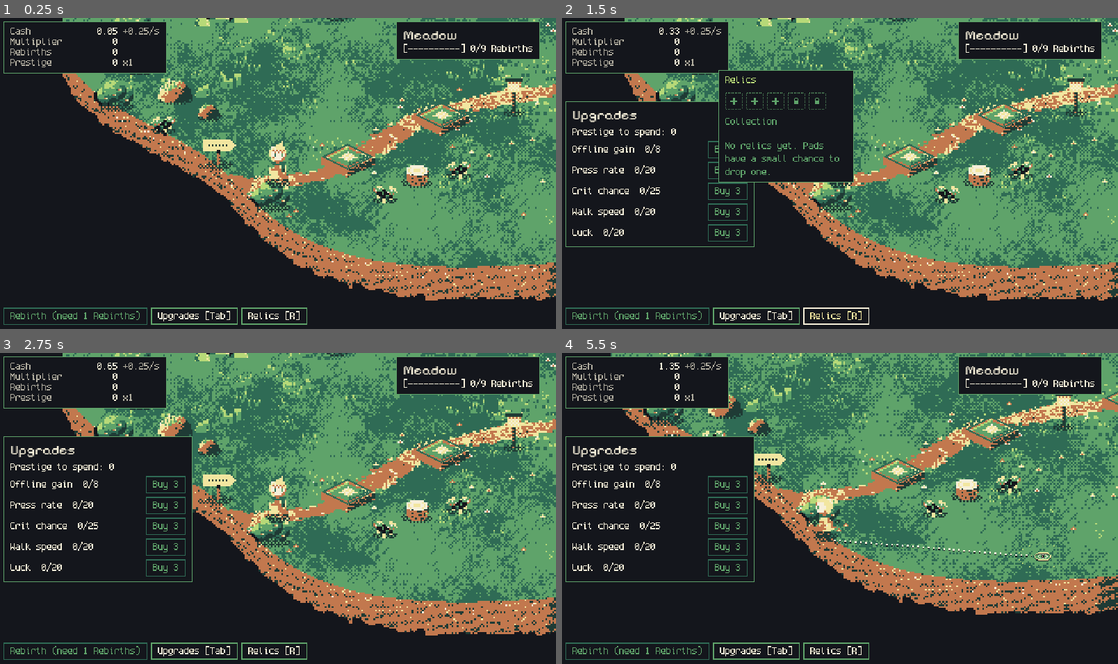
Above: before the commit, frames 1-4 (two rows, left to right).
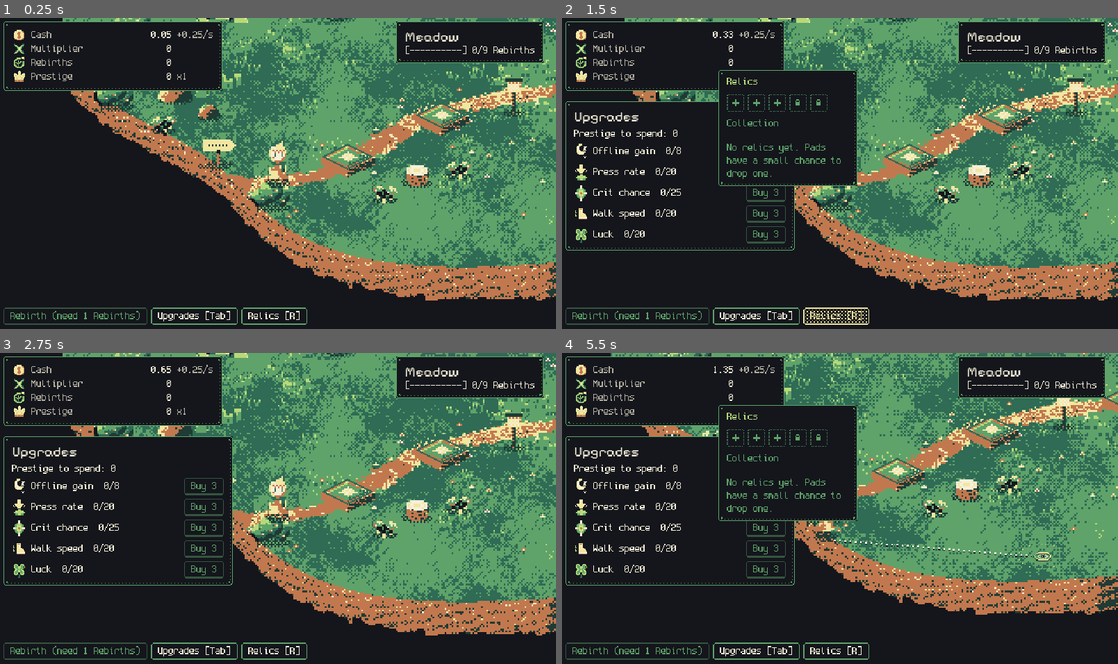
Above: after the commit, the same moments.

Repository: FreezingShock/Plinky
Game: Godot game, scene res://main.tscn
The game is run twice, just before and just after one commit, with the same random seed, the same clock (stepped at 60 frames per second) and the same inputs.
Inputs (mouse positions are in pixels of both pictures, inside the frame that each line leads up to):
- Up to frame 1 (0.25 s): no input
- Up to frame 2 (1.5 s): click "Upgrades [Tab]" at 0.5 s; click "Relics [R]" at 1.25 s
- Up to frame 3 (2.75 s): tap Enter (ui_accept) at 2 s; drag from (172, 436) to (333, 440) at 2.02 s
- Up to frame 4 (5.5 s): drag from (728, 524) to (812, 570) at 2.77 s; move the mouse to (895, 440) at 3.52 s; hold D 3.53-4.25 s; tap 2 at 3.6 s; click (895, 440) at 3.67 s; drag from (812, 570) to (673, 461) at 4.27 s; move the mouse to (1006, 555) at 5.02 s; hold A from 5.03 s (still down); tap I at 5.1 s; click (1006, 555) at 5.17 s; tap Enter (ui_accept) at 5.27 s

The runs differ from the first frame. In frame 1, 4.8% of the frame differs, in the area x 0-98%, y 1-99%; in frame 2, 7.8%; in frame 3, 9.3%; in frame 4, 14%.

Commit message:
HUD overhaul: notched dithered AsciiBox frames, stat/attribute icons, themed button states
Co-Authored-By: Claude Sonnet 5.5 <noreply@anthropic.com>
Claude-Session: https://claude.ai/code/session_01Pmx9dTJ2ujjY576hspEN6J

Diff:
--- /dev/null
+++ b/ui/ascii_box.gd
@@ -0,0 +1,71 @@
+class_name AsciiBox
+extends StyleBox
+## Notched, dithered frame drawn texel by texel (Spleen has no box-drawing glyphs).
+## Kinds: PANEL, BUTTON, HOVER, PRESSED, DISABLED. Colours come from RelicStyle (zone palette).
+
+enum Kind { PANEL, BUTTON, HOVER, PRESSED, DISABLED }
+
+const BAYER: Array[int] = [0, 8, 2, 10, 12, 4, 14, 6, 3, 11, 1, 9, 15, 7, 13, 5]
+
+var kind: Kind = Kind.PANEL
+
+
+static func make(p_kind: Kind, pad_x: float = 8.0, pad_y: float = 6.0) -> AsciiBox:
+	var b := AsciiBox.new()
+	b.kind = p_kind
+	b.content_margin_left = pad_x
+	b.content_margin_right = pad_x
+	b.content_margin_top = pad_y
+	b.content_margin_bottom = pad_y
+	return b
+
+
+func _px(ci: RID, x: float, y: float, w: float, h: float, c: Color) -> void:
+	RenderingServer.canvas_item_add_rect(ci, Rect2(x, y, w, h), c)
+
+
+func _dither(ci: RID, r: Rect2, c: Color, level: int) -> void:
+	for j in int(r.size.y):
+		for i in int(r.size.x):
+			var gx: int = int(r.position.x) + i
+			var gy: int = int(r.position.y) + j
+			if BAYER[(gy % 4) * 4 + (gx % 4)] < level:
+				_px(ci, gx, gy, 1, 1, c)
+
+
+func _draw(ci: RID, rect: Rect2) -> void:
+	var x: float = floorf(rect.position.x)
+	var y: float = floorf(rect.position.y)
+	var w: float = floorf(rect.size.x)
+	var h: float = floorf(rect.size.y)
+	var edge: Color = RelicStyle.edge
+	var fill: Color = RelicStyle.ink
+	match kind:
+		Kind.HOVER:
+			edge = RelicStyle.accent
+		Kind.PRESSED:
+			edge = RelicStyle.accent
+			fill = RelicStyle.accent
+		Kind.DISABLED:
+			edge = RelicStyle.ink.lerp(RelicStyle.edge, 0.45)
+	_px(ci, x, y, w, h, fill)
+	# 1 texel border with the corners notched.
+	_px(ci, x + 2, y, w - 4, 1, edge)
+	_px(ci, x + 2, y + h - 1, w - 4, 1, edge)
+	_px(ci, x, y + 2, 1, h - 4, edge)
+	_px(ci, x + w - 1, y + 2, 1, h - 4, edge)
+	_px(ci, x + 1, y + 1, 1, 1, edge)
+	_px(ci, x + w - 2, y + 1, 1, 1, edge)
+	_px(ci, x + 1, y + h - 2, 1, 1, edge)
+	_px(ci, x + w - 2, y + h - 2, 1, 1, edge)
+	if kind == Kind.PANEL:
+		var stud: Color = RelicStyle.edge
+		for p: Vector2 in [Vector2(x + 3, y + 3), Vector2(x + w - 5, y + 3), Vector2(x + 3, y + h - 5), Vector2(x + w - 5, y + h - 5)]:
+			_px(ci, p.x, p.y, 2, 2, stud)
+		_dither(ci, Rect2(x + 3, y + h - 3, w - 6, 1), edge, 6)
+		_dither(ci, Rect2(x + w - 3, y + 3, 1, h - 6), edge, 6)
+	elif kind == Kind.HOVER:
+		_dither(ci, Rect2(x + 2, y + 2, w - 4, h - 5), edge, 2)
+		_px(ci, x + 2, y + h - 2, w - 4, 1, edge)
+	elif kind == Kind.BUTTON or kind == Kind.DISABLED:
+		_px(ci, x + 2, y + h - 2, w - 4, 1, edge)
--- a/ui/fx/pixel_button.gd
+++ b/ui/fx/pixel_button.gd
@@ -9,6 +9,11 @@
 
 func _ready() -> void:
 	texture_filter = CanvasItem.TEXTURE_FILTER_NEAREST
+	add_theme_stylebox_override("normal", AsciiBox.make(AsciiBox.Kind.BUTTON, 8.0, 4.0))
+	add_theme_stylebox_override("hover", AsciiBox.make(AsciiBox.Kind.HOVER, 8.0, 4.0))
+	add_theme_stylebox_override("pressed", AsciiBox.make(AsciiBox.Kind.PRESSED, 8.0, 4.0))
+	add_theme_stylebox_override("disabled", AsciiBox.make(AsciiBox.Kind.DISABLED, 8.0, 4.0))
+	add_theme_stylebox_override("focus", StyleBoxEmpty.new())
 	mouse_entered.connect(_hover.bind(true))
 	mouse_exited.connect(_hover.bind(false))
 	button_down.connect(_press.bind(true))
--- a/ui/hud.gd
+++ b/ui/hud.gd
@@ -55,6 +55,7 @@
 func _panel(pos: Vector2) -> VBoxContainer:
 	var p := PanelContainer.new()
 	p.position = pos
+	p.add_theme_stylebox_override("panel", AsciiBox.make(AsciiBox.Kind.PANEL, 10.0, 8.0))
 	add_child(p)
 	var v := VBoxContainer.new()
 	v.add_theme_constant_override("separation", 0)
@@ -71,13 +72,19 @@
 		var h := HBoxContainer.new()
 		h.add_theme_constant_override("separation", 6)
 		v.add_child(h)
+		var icon := TextureRect.new()
+		icon.texture = load("res://assets/icons/%s.png" % String(sid)) as Texture2D
+		icon.custom_minimum_size = Vector2(16, 16)
+		icon.texture_filter = CanvasItem.TEXTURE_FILTER_NEAREST
+		icon.mouse_filter = Control.MOUSE_FILTER_IGNORE
+		h.add_child(icon)
 		var name_l := Label.new()
 		name_l.text = def.display_name
-		name_l.custom_minimum_size.x = 62
+		name_l.custom_minimum_size.x = 66
 		name_l.modulate = Color(1, 1, 1, 0.7)
 		h.add_child(name_l)
 		var val := Label.new()
-		val.custom_minimum_size.x = 56
+		val.custom_minimum_size.x = 90
 		val.horizontal_alignment = HORIZONTAL_ALIGNMENT_RIGHT
 		h.add_child(val)
 		var rate := Label.new()
@@ -119,6 +126,7 @@
 
 func _build_upgrades() -> void:
 	_upgrades_panel = PanelContainer.new()
+	_upgrades_panel.add_theme_stylebox_override("panel", AsciiBox.make(AsciiBox.Kind.PANEL, 10.0, 8.0))
 	_upgrades_panel.position = Vector2(4, 96)
 	_upgrades_panel.visible = false
 	add_child(_upgrades_panel)
@@ -137,8 +145,14 @@
 		var h := HBoxContainer.new()
 		h.add_theme_constant_override("separation", 6)
 		_upgrades_box.add_child(h)
+		var ic := TextureRect.new()
+		ic.texture = load("res://assets/icons/%s.png" % _attr_icon(a)) as Texture2D
+		ic.custom_minimum_size = Vector2(16, 16)
+		ic.texture_filter = CanvasItem.TEXTURE_FILTER_NEAREST
+		ic.mouse_filter = Control.MOUSE_FILTER_IGNORE
+		h.add_child(ic)
 		var l := Label.new()
-		l.custom_minimum_size.x = 150
+		l.custom_minimum_size.x = 170
 		h.add_child(l)
 		var b := PixelButton.new()
 		b.pressed.connect(func() -> void: GameState.buy_attribute(aid))
@@ -146,6 +160,11 @@
 		_attr_rows[aid] = [l, b]
 
 var _prestige_avail: Label
+
+
+func _attr_icon(a: AttributeDef) -> String:
+	var map: Dictionary = {&"walk_speed": "walk", &"press_rate": "rate", &"crit_chance": "crit", &"luck": "luck", &"offline_gain": "offline"}
+	return String(map.get(a.id, "prestige"))
 
 
 func _unhandled_key_input(event: InputEvent) -> void:
--- a/ui/pad_tooltip.gd
+++ b/ui/pad_tooltip.gd
@@ -13,6 +13,7 @@
 	visible = false
 	mouse_filter = Control.MOUSE_FILTER_IGNORE
 	z_index = 200
+	add_theme_stylebox_override("panel", AsciiBox.make(AsciiBox.Kind.PANEL, 8.0, 6.0))
 	var v := VBoxContainer.new()
 	v.add_theme_constant_override("separation", 1)
 	add_child(v)
--- a/ui/relic_panel.gd
+++ b/ui/relic_panel.gd
@@ -17,7 +17,7 @@
 var _swap_from: StringName = &""   ## inventory relic waiting for a slot to swap into
 
 func _init() -> void:
-	add_theme_stylebox_override("panel", RelicStyle.panel_box())
+	add_theme_stylebox_override("panel", AsciiBox.make(AsciiBox.Kind.PANEL, 10.0, 8.0))
 	var v := VBoxContainer.new()
 	v.add_theme_constant_override("separation", 8)
 	add_child(v)
Binary file added: assets/icons/cash.png
Binary file added: assets/icons/crit.png
Binary file added: assets/icons/luck.png
Binary file added: assets/icons/mult.png
Binary file added: assets/icons/offline.png
Binary file added: assets/icons/prestige.png
Binary file added: assets/icons/rate.png
Binary file added: assets/icons/reb.png
Binary file added: assets/icons/walk.png
